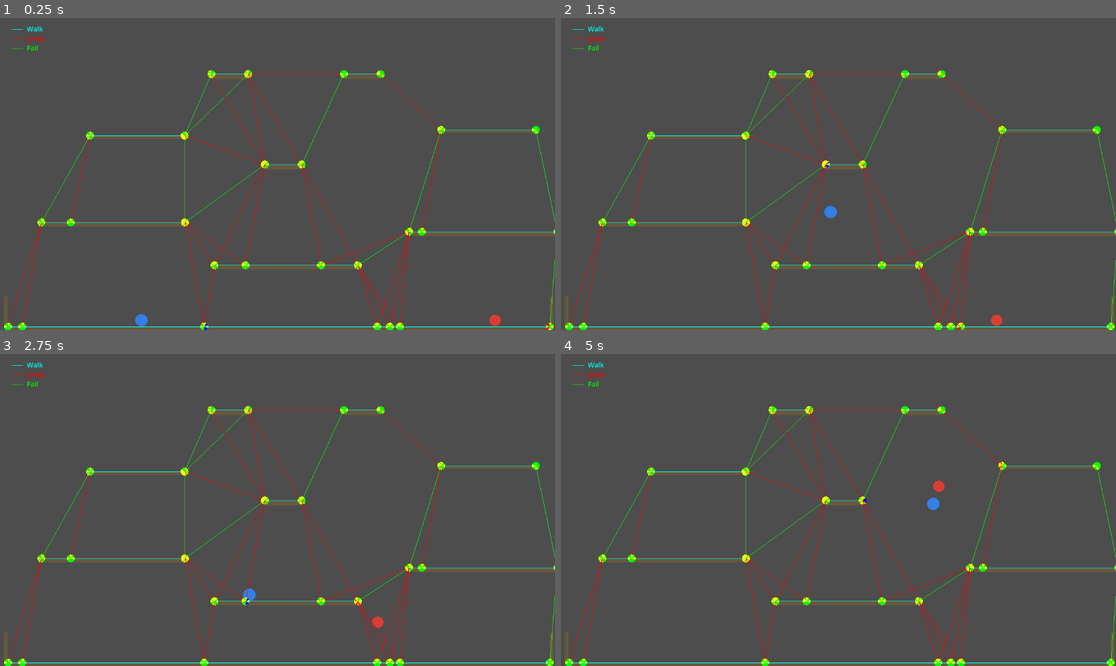
Above: before the commit, frames 1-4 (two rows, left to right).
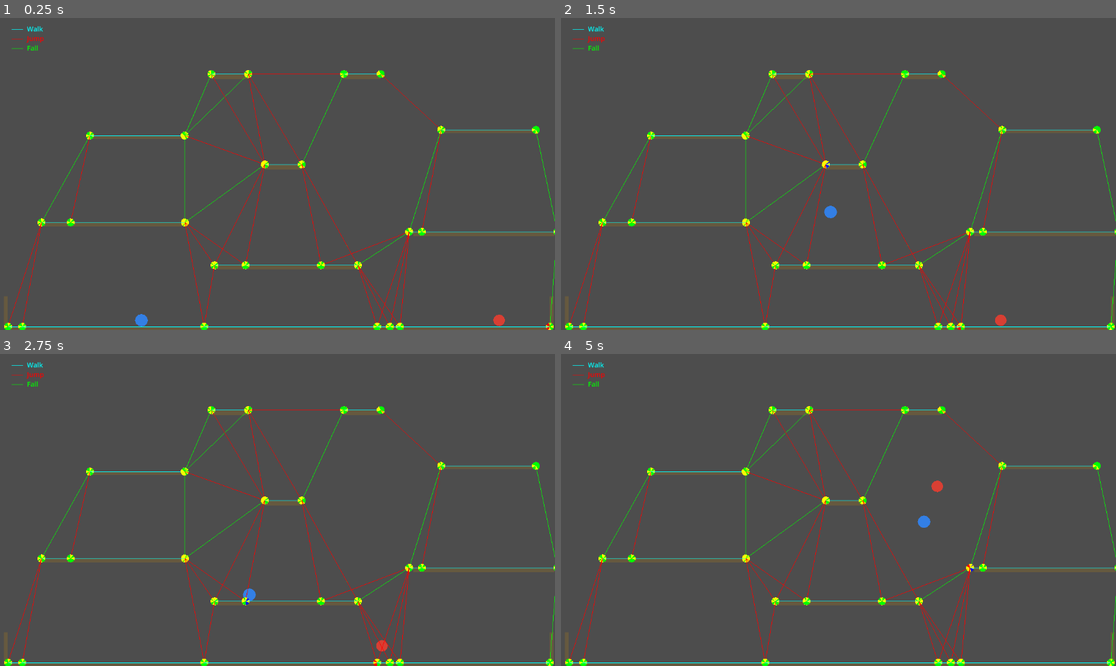
Above: after the commit, the same moments.

Repository: xhocquet/2d-platformer-pathfinding-demo
Game: Godot game, scene res://main.tscn
Two runs of this game, one before a commit and one after it. Both use one fixed random seed, a clock stepped at 60 frames per second and the inputs below.
Inputs:
- Up to frame 1 (0.25 s): no input
- Up to frame 2 (1.5 s): hold D (move_right) from 0.53 s (still down); tap W (jump) at 0.77 s
- Up to frame 3 (2.75 s): tap W (jump) at 1.52 s; release D (move_right) at 2.03 s; hold A (move_left) from 2.03 s (still down)
- Up to frame 4 (5 s): release A (move_left) at 2.78 s; hold D (move_right) 2.78-4.28 s; tap W (jump) at 3.02, 3.77, 4.52 s; hold A (move_left) from 4.28 s (still down)

The runs differ from the first frame. In frame 1, less than 0.1% of the frame differs, in the area x 36-91%, y 95-100%; in frame 2, less than 0.1%; in frame 3, 0.1%; in frame 4, 0.2%, in the area x 54-80%, y 34-70%.

Commit message:
Checkpoint

Diff:
--- a/enemy.gd
+++ b/enemy.gd
@@ -138,24 +138,23 @@
 	_wants_jump_press = false
 	_jump_back_out_dir = 0.0
 	# Lead-in walks toward the takeoff edge (our platform’s edge toward the dest), not the section position
-	var pos_to: Vector2 = _graph.get_section_position(edge_to)
-	var ledge_min_x: float = pos_to.x
-	var ledge_max_x: float = pos_to.x
-	for nb in _graph.get_neighbors(edge_to):
+	_lead_in_target_x = _get_lead_in_target_x(edge_from, edge_to)
+
+# Lead-in walks toward the takeoff edge (our platform's edge toward the dest), not the section position.
+func _get_lead_in_target_x(edge_from: StringName, edge_to: StringName) -> float:
+	var ledge: Vector2 = _get_ledge_x_bounds(edge_to)
+	var pos_from: Vector2 = _graph.get_section_position(edge_from)
+	var ledge_center_x: float = (ledge.x + ledge.y) * 0.5
+	var approach_from_left: bool = pos_from.x < ledge_center_x
+	var platform_other_x: float = _get_walk_neighbor_section_x(edge_from)
+	return maxf(pos_from.x, platform_other_x) if approach_from_left else minf(pos_from.x, platform_other_x)
+
+func _get_walk_neighbor_section_x(edge: StringName) -> float:
+	var pos: Vector2 = _graph.get_section_position(edge)
+	for nb in _graph.get_neighbors(edge):
 		if nb.type == SectionGraph.EdgeType.WALK:
-			var pos_nb: Vector2 = _graph.get_section_position(nb.to)
-			ledge_min_x = minf(pos_to.x, pos_nb.x)
-			ledge_max_x = maxf(pos_to.x, pos_nb.x)
-			break
-	var pos_from: Vector2 = _graph.get_section_position(edge_from)
-	var ledge_center_x: float = (ledge_min_x + ledge_max_x) * 0.5
-	var approach_from_left: bool = pos_from.x < ledge_center_x
-	var platform_other_x: float = pos_from.x
-	for nb in _graph.get_neighbors(edge_from):
-		if nb.type == SectionGraph.EdgeType.WALK:
-			platform_other_x = _graph.get_section_position(nb.to).x
-			break
-	_lead_in_target_x = maxf(pos_from.x, platform_other_x) if approach_from_left else minf(pos_from.x, platform_other_x)
+			return _graph.get_section_position(nb.to).x
+	return pos.x
 
 func _tick_jump_sequence() -> void:
 	match _jump_phase:
--- a/player.gd
+++ b/player.gd
@@ -1,4 +1,6 @@
 extends CharacterBody2D
+
+const CLOSEST_SECTION_MAX_DIST: float = 100.0
 
 @export var move_speed: float = 280.0
 @export var jump_height: float = 220.0
@@ -34,6 +36,26 @@
 
 	move_and_slide()
 
+func get_current_section_id() -> StringName:
+	return _current_section_id
+
+func _update_closest_section() -> void:
+	var canvas := get_viewport().get_canvas_transform()
+	var player_screen: Vector2 = canvas * global_position
+	var best_id: StringName = &""
+	var best_dist: float = CLOSEST_SECTION_MAX_DIST
+
+	for sid in _graph.get_section_ids():
+		var section_pos: Vector2 = _graph.get_section_position(sid)
+		var section_screen: Vector2 = canvas * section_pos
+		var d: float = player_screen.distance_to(section_screen)
+		if d <= CLOSEST_SECTION_MAX_DIST and d < best_dist:
+			best_dist = d
+			best_id = sid
+
+	if best_id != &"":
+		_current_section_id = best_id
+
 func _get_move_speed() -> float:
 	return move_speed
 
@@ -42,22 +64,3 @@
 
 func _get_jump_just_pressed() -> bool:
 	return Input.is_action_just_pressed(&"jump")
-
-func _update_closest_section() -> void:
-	var canvas := get_viewport().get_canvas_transform()
-	var player_screen: Vector2 = canvas * global_position
-	var best_id: StringName = &""
-	var best_dist: float = INF
-
-	for sid in _graph.get_section_ids():
-		var section_pos: Vector2 = _graph.get_section_position(sid)
-		var section_screen: Vector2 = canvas * section_pos
-		var d: float = player_screen.distance_to(section_screen)
-		if d < best_dist:
-			best_dist = d
-			best_id = sid
-
-	_current_section_id = best_id
-
-func get_current_section_id() -> StringName:
-	return _current_section_id
